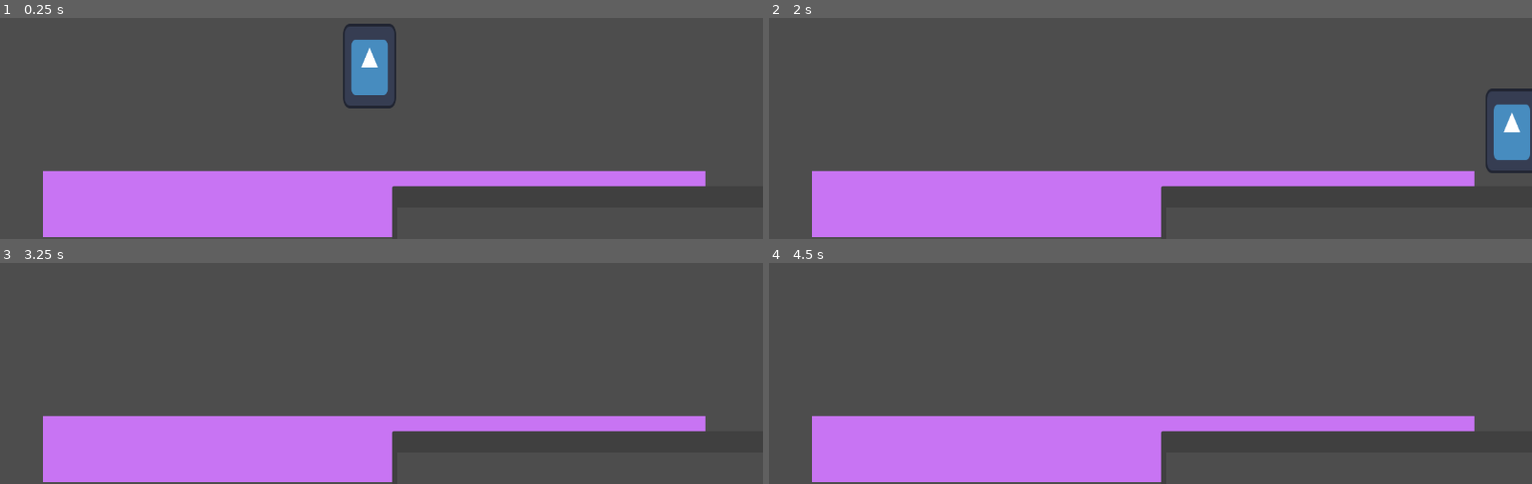
Above: before the commit, frames 1-4 (two rows, left to right).
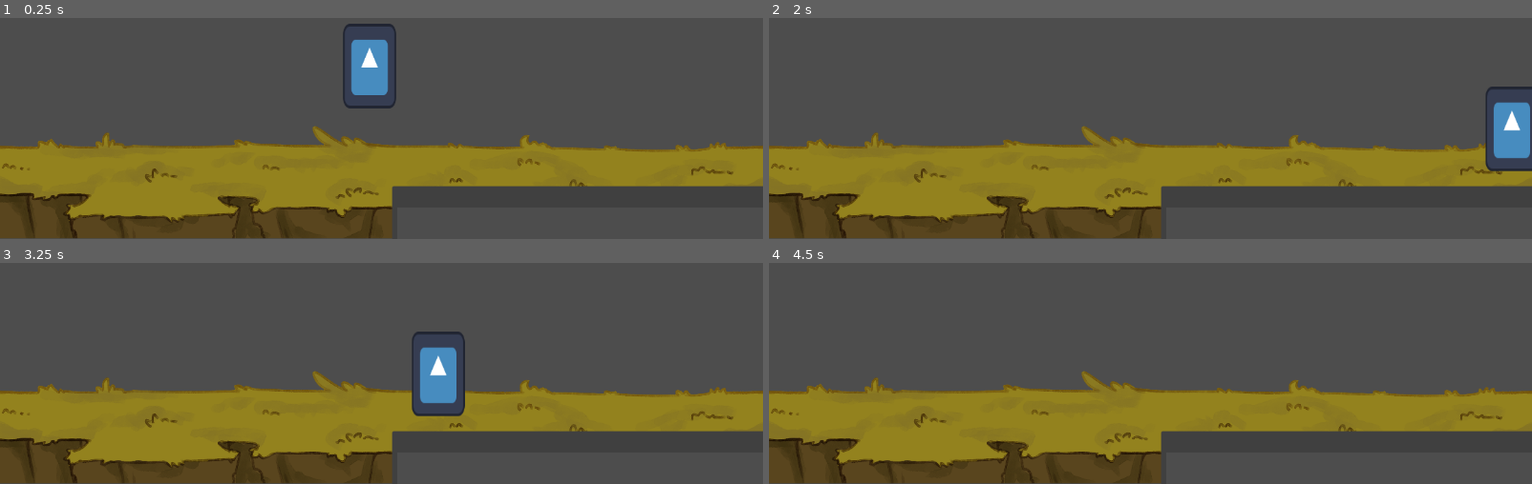
Above: after the commit, the same moments.

Repository: PanickAanval/SongofLyre
Game: Godot game, scene res://Scenes/World_1.tscn
Same seed, same stepped clock (60 frames per second), same inputs: the game is played once before the commit and once after it. The engine's default icon, where the game draws it, is replaced by a stand-in: a white triangle on a blue panel in a dark square.
Inputs:
- Up to frame 1 (0.25 s): no input
- Up to frame 2 (2 s): tap Enter at 0.5 s; hold D (move_right) from 0.53 s (still down); tap Shift (dash) at 0.6 s; tap Space (jump) at 0.77, 1.25, 1.52 s; tap E (switch) at 1.35 s
- Up to frame 3 (3.25 s): release D (move_right) at 2.03 s; hold A (move_left) 2.03-2.78 s; tap Shift (dash) at 2.1 s; hold D (move_right) from 2.78 s (still down); tap E (switch) at 2.85 s; tap Space (jump) at 3.02 s
- Up to frame 4 (4.5 s): tap Enter at 3.5 s; tap Shift (dash) at 3.6 s; tap Space (jump) at 3.77, 4.25 s; release D (move_right) at 4.28 s; hold A (move_left) from 4.28 s (still down); tap E (switch) at 4.35 s

The runs differ from the first frame. In frame 1, 31% of the frame differs, in the area x 0-100%, y 49-100%; in frame 2, 31%; in frame 3, 32%, in the area x 0-100%, y 31-100%; in frame 4, 31%.

Commit message:
Added placeholder floor

Diff:
--- a/Scenes/World_1.tscn
+++ b/Scenes/World_1.tscn
@@ -4,12 +4,10 @@
 [ext_resource type="Script" uid="uid://bgdjhcd0fewtg" path="res://Scripts/Window_CTRL.gd" id="1_sged0"]
 [ext_resource type="Script" uid="uid://b6hv5h534sx0n" path="res://Scripts/player2.gd" id="3_xvgx3"]
 [ext_resource type="Script" uid="uid://csj3vfoibs4c6" path="res://Scripts/switchable_CTRL.gd" id="4_2kgdh"]
+[ext_resource type="Texture2D" uid="uid://bb04ycfwrkyei" path="res://Assets/Environment/Floor.png" id="5_wfblv"]
 
-[sub_resource type="QuadMesh" id="QuadMesh_c2iep"]
-size = Vector2(1000, 100)
-
-[sub_resource type="RectangleShape2D" id="RectangleShape2D_sged0"]
-size = Vector2(1000, 98)
+[sub_resource type="RectangleShape2D" id="RectangleShape2D_htion"]
+size = Vector2(3839, 422)
 
 [sub_resource type="RectangleShape2D" id="RectangleShape2D_xvgx3"]
 size = Vector2(183, 345)
@@ -18,19 +16,21 @@
 script = ExtResource("1_sged0")
 metadata/_edit_horizontal_guides_ = [-13.0]
 
+[node name="Platform" type="StaticBody2D" parent="." unique_id=1049083937]
+
+[node name="Sprite2D" type="Sprite2D" parent="Platform" unique_id=835668854]
+position = Vector2(576, 562)
+scale = Vector2(0.3, 0.3)
+texture = ExtResource("5_wfblv")
+
+[node name="CollisionShape2D" type="CollisionShape2D" parent="Platform" unique_id=715252900]
+position = Vector2(575.85, 609.7)
+scale = Vector2(0.3, 0.3)
+shape = SubResource("RectangleShape2D_htion")
+
 [node name="Player" parent="." unique_id=1772712544 instance=ExtResource("1_c2iep")]
 position = Vector2(558, 451)
 script = ExtResource("3_xvgx3")
-
-[node name="Platform" type="StaticBody2D" parent="." unique_id=2090154866]
-position = Vector2(565, 595)
-
-[node name="MeshInstance2D" type="MeshInstance2D" parent="Platform" unique_id=715720327]
-modulate = Color(0.78452754, 0.45572233, 0.95165735, 1)
-mesh = SubResource("QuadMesh_c2iep")
-
-[node name="CollisionShape2D" type="CollisionShape2D" parent="Platform" unique_id=1052302487]
-shape = SubResource("RectangleShape2D_sged0")
 
 [node name="Area2D" type="Area2D" parent="." unique_id=1539154868]
 script = ExtResource("4_2kgdh")
--- a/Scenes/World_2.tscn
+++ b/Scenes/World_2.tscn
@@ -1,13 +1,11 @@
 [gd_scene format=3 uid="uid://bnvwenffl130y"]
 
 [ext_resource type="Script" uid="uid://dbbi8vkrn75kk" path="res://Scripts/window.gd" id="1_mvsta"]
+[ext_resource type="Texture2D" uid="uid://bb04ycfwrkyei" path="res://Assets/Environment/Floor.png" id="3_jy4hw"]
 [ext_resource type="PackedScene" uid="uid://ce0dcipbwk0x" path="res://Scenes/player.tscn" id="3_srjdr"]
 
-[sub_resource type="QuadMesh" id="QuadMesh_kea56"]
-size = Vector2(1000, 100)
-
-[sub_resource type="RectangleShape2D" id="RectangleShape2D_jy4hw"]
-size = Vector2(1000, 98)
+[sub_resource type="RectangleShape2D" id="RectangleShape2D_x1jvy"]
+size = Vector2(3839, 422)
 
 [node name="Window" type="Window" unique_id=2010533623]
 oversampling_override = 1.0
@@ -15,15 +13,17 @@
 size = Vector2i(1000, 1000)
 script = ExtResource("1_mvsta")
 
+[node name="Platform" type="StaticBody2D" parent="." unique_id=278008828]
+
+[node name="Sprite2D" type="Sprite2D" parent="Platform" unique_id=1971088432]
+position = Vector2(576, 562)
+scale = Vector2(0.3, 0.3)
+texture = ExtResource("3_jy4hw")
+
+[node name="CollisionShape2D" type="CollisionShape2D" parent="Platform" unique_id=900716748]
+position = Vector2(575.85, 609.7)
+scale = Vector2(0.3, 0.3)
+shape = SubResource("RectangleShape2D_x1jvy")
+
 [node name="Player" parent="." unique_id=780019454 instance=ExtResource("3_srjdr")]
 position = Vector2(335, 408)
-
-[node name="Platform" type="StaticBody2D" parent="." unique_id=168580869]
-position = Vector2(565, 595)
-
-[node name="MeshInstance2D" type="MeshInstance2D" parent="Platform" unique_id=605496904]
-modulate = Color(0.5268022, 0.6693912, 0.48614472, 1)
-mesh = SubResource("QuadMesh_kea56")
-
-[node name="CollisionShape2D" type="CollisionShape2D" parent="Platform" unique_id=1401947132]
-shape = SubResource("RectangleShape2D_jy4hw")
Not shown, added: Assets/Environment/Concept_Art.png.import
Binary file added: Assets/Environment/Floor.png
Not shown, added: Assets/Environment/Floor.png.import
Not shown, added: Assets/Environment/Concept_Art.png
